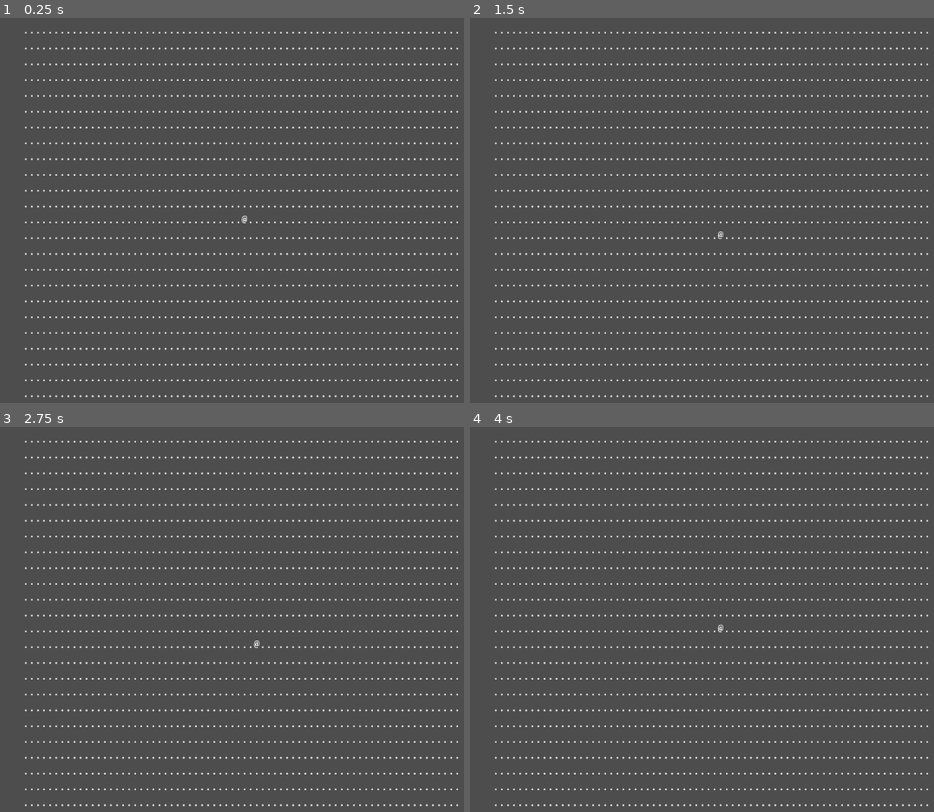
Above: before the commit, frames 1-4 (two rows, left to right).
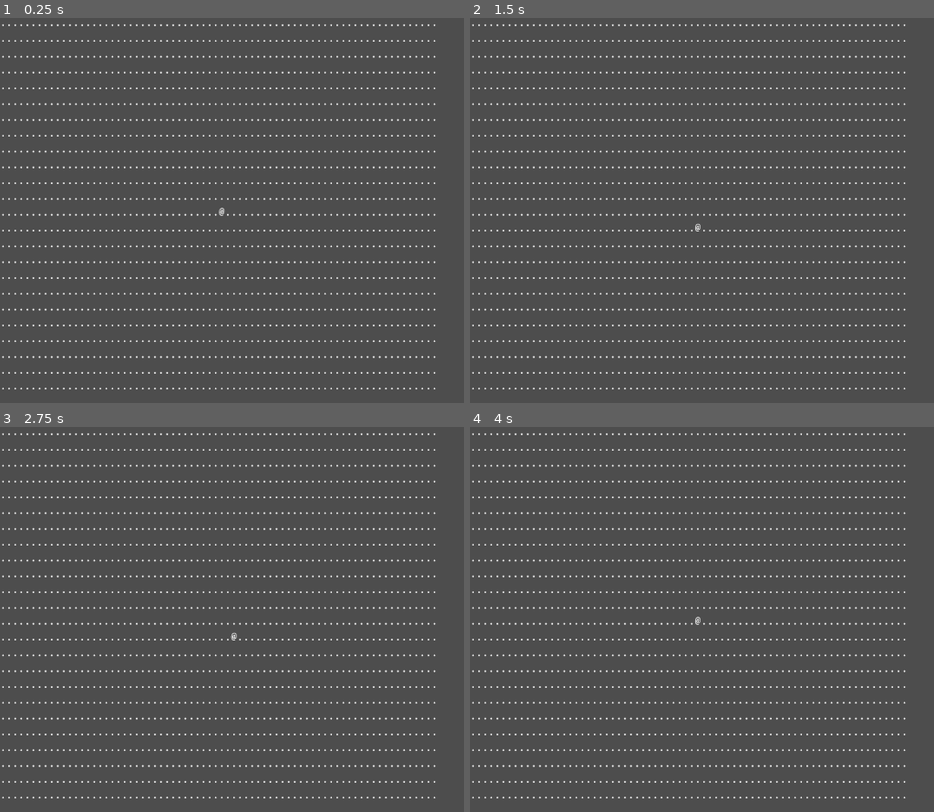
Above: after the commit, the same moments.

Repository: Kristjan-Kessel/GodotRogue
Game: Godot game, scene res://Scenes/main.tscn
Two runs of this game, one before a commit and one after it. Both use one fixed random seed, a clock stepped at 60 frames per second and the inputs below.
Inputs:
- Up to frame 1 (0.25 s): no input
- Up to frame 2 (1.5 s): tap Enter at 0.5 s; hold Right (ui_right) 0.53-1.28 s; tap Space at 1.25 s; hold Down (ui_down) from 1.28 s (still down)
- Up to frame 3 (2.75 s): tap Enter at 2 s; release Down (ui_down) at 2.03 s; hold Right (ui_right) from 2.03 s (still down)
- Up to frame 4 (4 s): tap Space at 2.75 s; release Right (ui_right) at 2.78 s; hold Up (ui_up) 2.78-3.53 s; tap Enter at 3.5 s; hold Left (ui_left) from 3.53 s (still down)

The runs differ from the first frame. In frame 1, 8.4% of the frame differs, in the area x 0-99%, y 1-99%; in frame 2, 8.4%; in frame 3, 8.4%; in frame 4, 8.4%.

Commit message:
Add tile class for the map array

Diff:
--- a/Scripts/main.gd
+++ b/Scripts/main.gd
@@ -15,29 +15,34 @@
 	for y in range(Globals.map_height):
 		var row = []
 		for x in range(Globals.map_width):
-			row.append(Constants.FLOOR)
+			row.append(Tile.new("floor", true, Constants.FLOOR))
 		map_data.append(row)
-	position = Vector2(Globals.map_width / 2, Globals.map_height / 2)
-	map_data[position.y][position.x] = Constants.PLAYER
-	player.position = position;
+
+	var start_pos = Vector2(Globals.map_width / 2, Globals.map_height / 2)
+	map_data[start_pos.y][start_pos.x].entity = player
+	player.position = start_pos
 
 func render_map():
 	var map_str = ""
 	for y in range(Globals.map_height):
 		for x in range(Globals.map_width):
-			map_str += map_data[y][x]
+			var tile = map_data[y][x]
+			if tile.entity == null:
+				map_str += tile.ascii
+			else:
+				map_str += tile.entity.ascii
 		map_str += "\n"
-
 	level.text = map_str
 
 func _on_player_move(new_position: Vector2) -> void:
-	#check for valid moves, and if its an attack here
-	new_position.x = clamp(new_position.x, 0, Globals.map_width-1)
-	new_position.y = clamp(new_position.y, 0, Globals.map_height-1)
+	new_position.x = clamp(new_position.x, 0, Globals.map_width - 1)
+	new_position.y = clamp(new_position.y, 0, Globals.map_height - 1)
 
-	map_data[player.position.y][player.position.x] = Constants.FLOOR
-	player.position = new_position;
-	map_data[player.position.y][player.position.x] = Constants.PLAYER
+	var target_tile = map_data[new_position.y][new_position.x]
+	if target_tile.walkable and target_tile.entity == null:
+		map_data[player.position.y][player.position.x].entity = null
+		player.position = new_position
+		map_data[new_position.y][new_position.x].entity = player
 
 	on_action_taken();
 
--- a/Scripts/player.gd
+++ b/Scripts/player.gd
@@ -4,6 +4,7 @@
 signal player_move(new_position)
 
 var position : Vector2 = Vector2.ZERO
+var ascii = Constants.PLAYER
 
 func _ready() -> void:
 	pass
--- /dev/null
+++ b/Scripts/tile.gd
@@ -0,0 +1,12 @@
+class_name Tile
+extends Node
+
+var type: String
+var walkable: bool
+var entity: Node = null
+var ascii: String
+
+func _init(tile_type: String, is_walkable: bool, _ascii: String):
+	type = tile_type
+	walkable = is_walkable
+	ascii = _ascii
